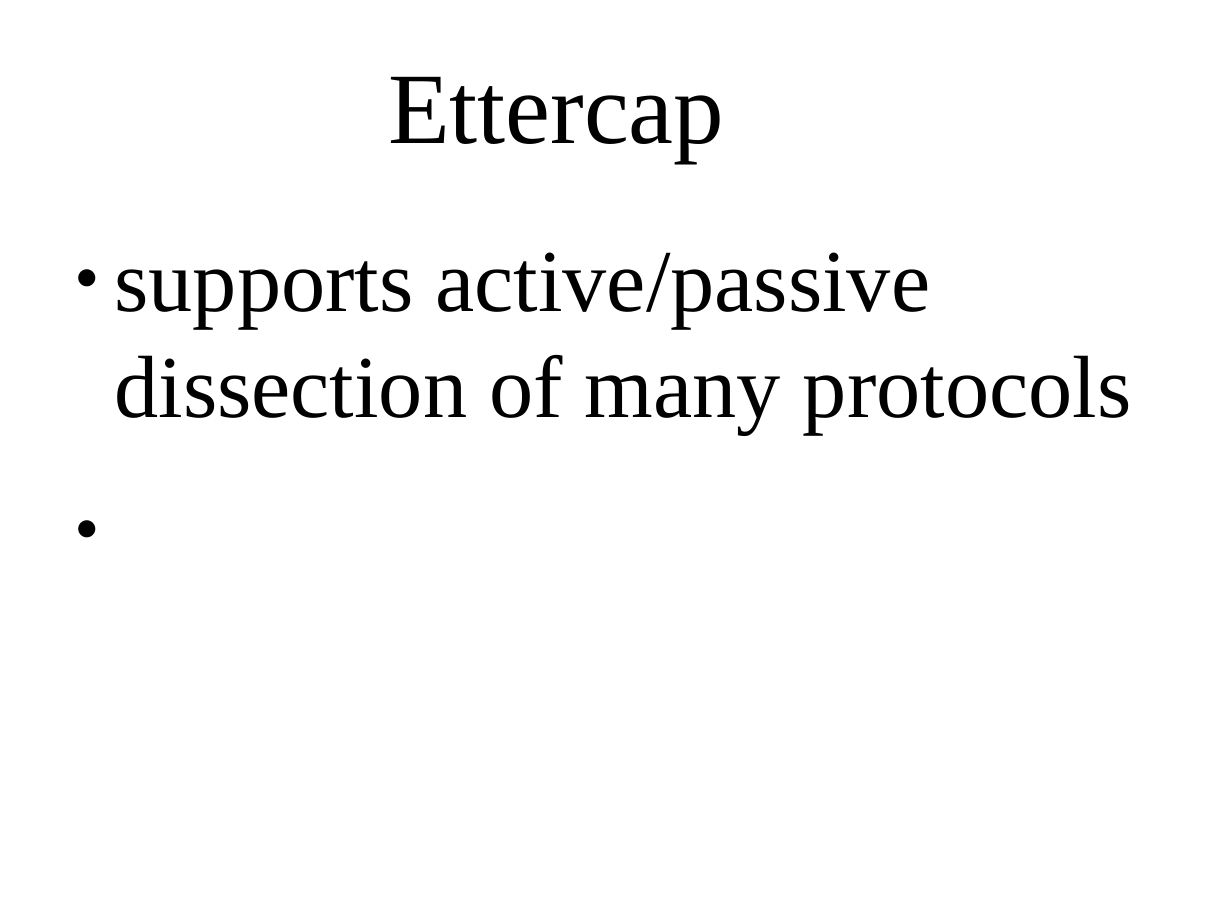
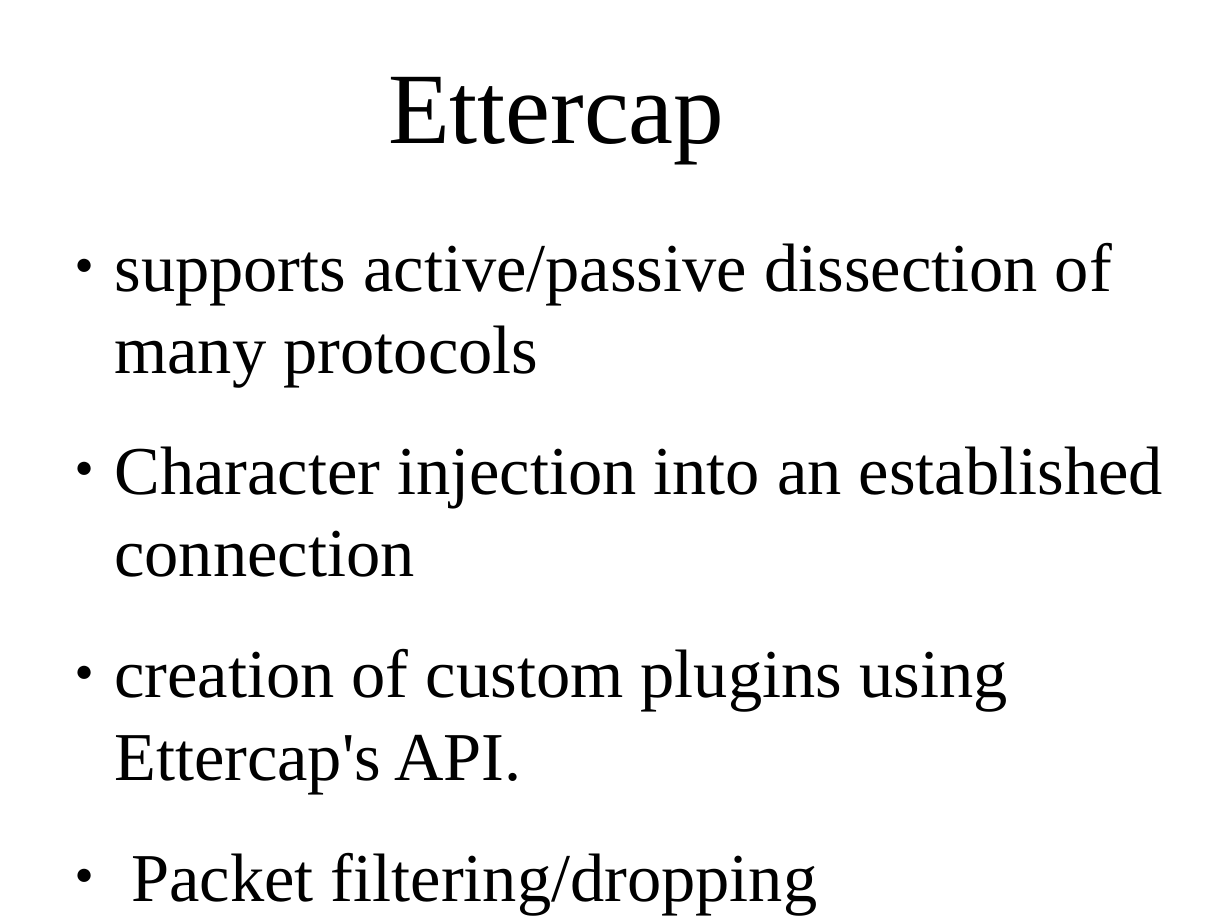
Before and after one commit to dung3on/CEH-ilab, a slide deck: slide 6 of mitm-ceh-ilabStrathmore.odp. Drawn at 1232x924 pixels with LibreOffice and Linux fonts; fonts in the diff are those of the drawing; background and template pictures are left out. Boxes give left, top, right and bottom in pixels: in the first picture for what was removed or moved away, otherwise in the second. Text is boxed around its words. In the diff, an @@ line names an element or a change of style, - is before the commit and + after.

```diff
--- a/mitm-ceh-ilabStrathmore.odp
+++ b/mitm-ceh-ilabStrathmore.odp
@@ text at (114,242,1112,387): size 56.9 to 44.1 pt in "supports active/passive dissection of many protocols" @@
@@ text at (114,446,1163,914): paragraphs added @@
+● Character injection into an established connection
+● creation of custom plugins using Ettercap's API.
+● Packet filtering/dropping
```
Also in this commit, not shown: 3 slides added, 1 other file.
